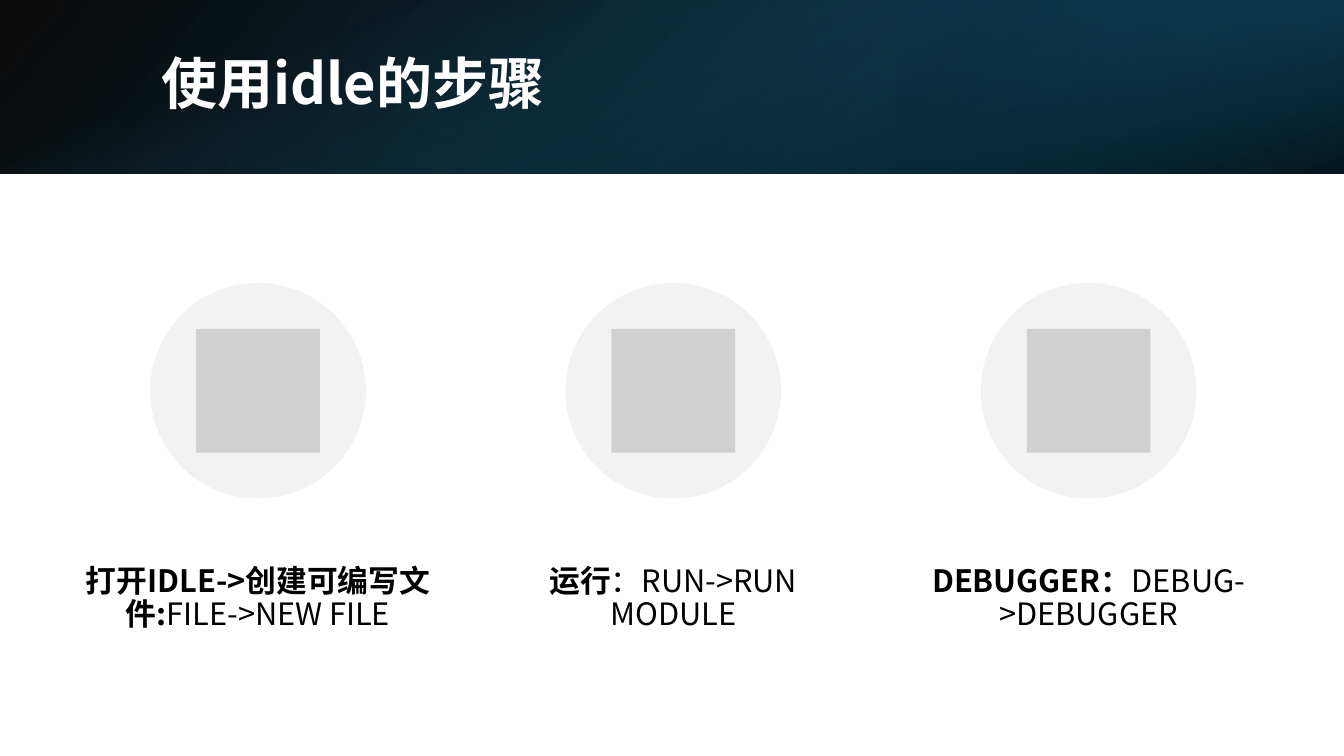
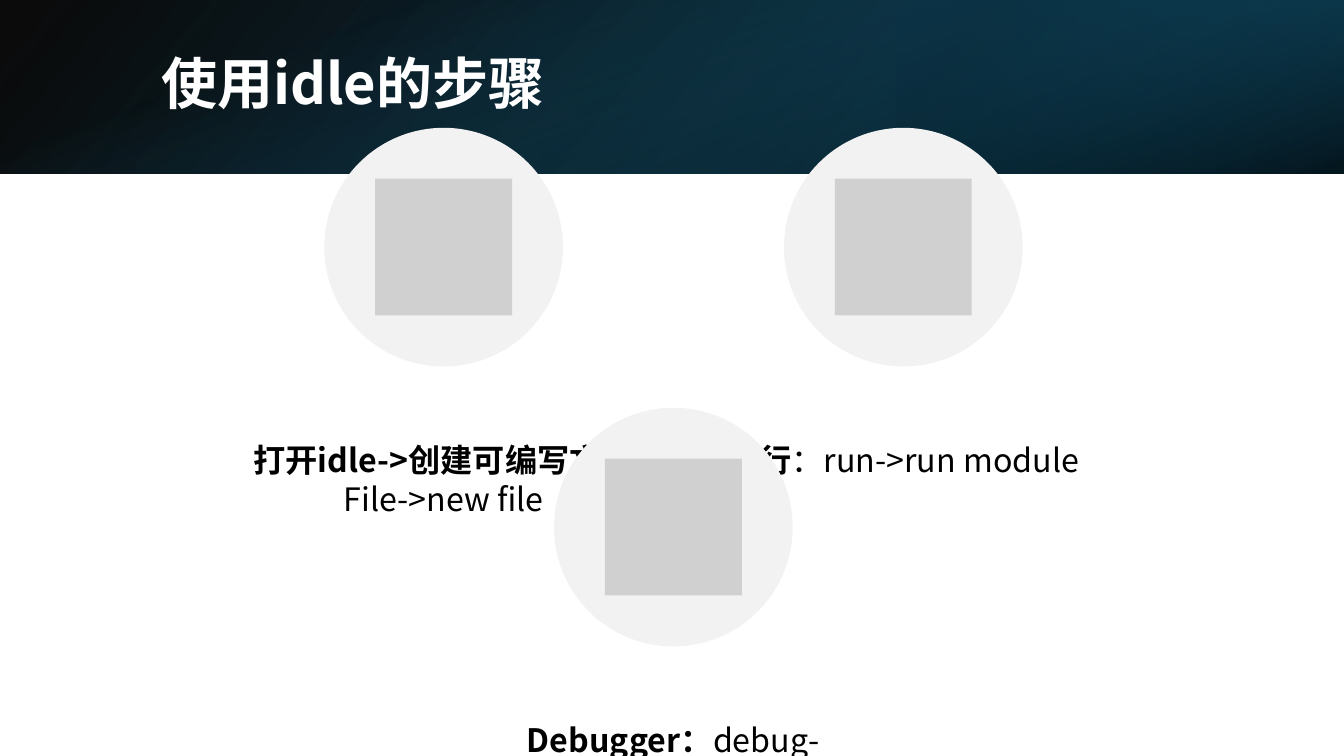
Before and after one commit to ztg-666/suanfa, a slide deck: slide 10 of 算法竞赛ppt/000_介绍.pptx (slide 9 before the commit). Drawn at 1344x756 pixels with LibreOffice and Linux fonts; fonts in the diff are those of the drawing; grey boxes stand for pictures. Boxes give left, top, right and bottom in pixels: in the first picture for what was removed or moved away, otherwise in the second. Text is boxed around its words. In the diff, an @@ line names an element or a change of style, - is before the commit and + after.

```diff
--- a/算法竞赛ppt/000_介绍.pptx
+++ b/算法竞赛ppt/000_介绍.pptx
@@ ellipse: place and size @@
-ellipse at <box>150,283,366,499</box>
+ellipse at <box>325,128,564,367</box>
@@ ellipse: place and size @@
-ellipse at <box>981,283,1197,499</box>
+ellipse at <box>784,128,1023,367</box>
@@ picture added at <box>375,178,512,316</box> @@
@@ picture added at <box>835,178,972,316</box> @@
@@ picture removed at <box>197,329,321,453</box> @@
@@ picture removed at <box>612,329,736,453</box> @@
@@ picture removed at <box>1027,329,1151,453</box> @@
@@ ellipse: place and size @@
-ellipse at <box>566,283,781,499</box>
+ellipse at <box>555,408,793,647</box>
@@ text at <box>253,444,645,512</box>: text changed; size 22 to 23 pt @@
-打开IDLE->创建可编写文件:FILE->NEW FILE
+打开idle->创建可编写文件:File->new file
@@ text at <box>727,444,1079,482</box>: text changed; size 22 to 23 pt @@
-运行：RUN->RUN MODULE
+运行：run->run module
@@ picture added at <box>605,459,742,596</box> @@
@@ text at <box>527,726,820,756</box>: text changed; size 22 to 23 pt @@
-DEBUGGER：DEBUG->DEBUGGER
+Debugger：debug->debugger
```
Also in this commit, not shown: 3 other slides changed, 2 slides added, 1 other file.
